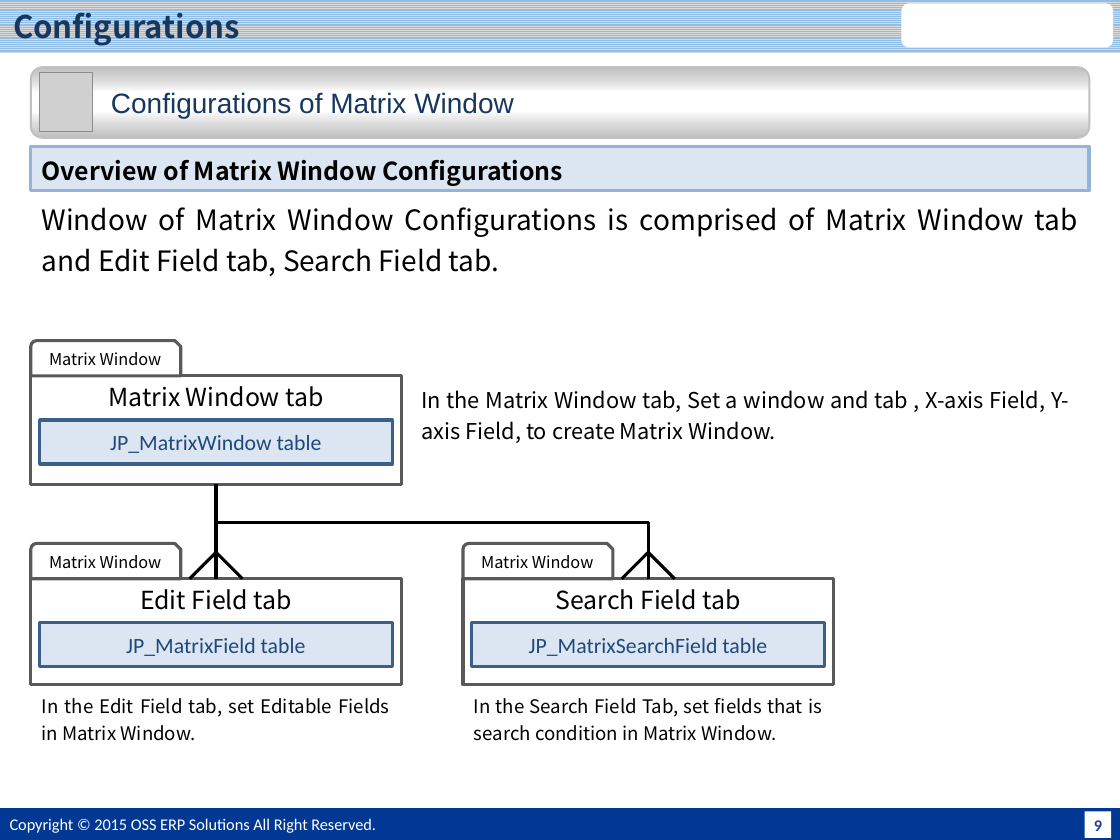
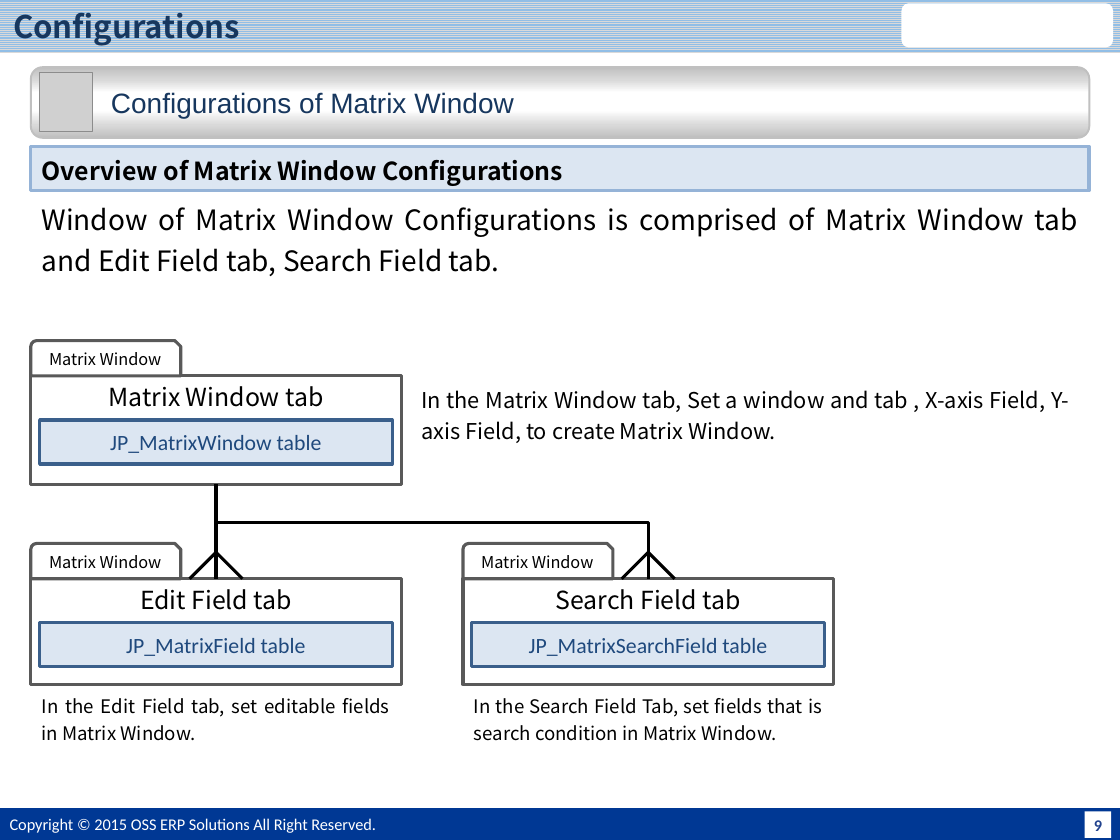
Before and after one commit to JPiere/jpiere.plugin.webui.matrixwindow, a slide deck: slide 10 of Doc/JPIERE-0098_MatrixWindow.pptx. Drawn at 1120x840 pixels with LibreOffice and Linux fonts; fonts in the diff are those of the drawing; grey boxes stand for pictures; background and template pictures are left out. Boxes give left, top, right and bottom in pixels: in the first picture for what was removed or moved away, otherwise in the second. Text is boxed around its words. In the diff, an @@ line names an element or a change of style, - is before the commit and + after.

```diff
--- a/Doc/JPIERE-0098_MatrixWindow.pptx
+++ b/Doc/JPIERE-0098_MatrixWindow.pptx
@@ text at (42, 698, 390, 741): text changed @@
-In the Edit Field tab, set Editable Fields in Matrix Window.
+In the Edit Field tab, set editable fields in Matrix Window.
```
Also in this commit, not shown: 7 other slides changed.
